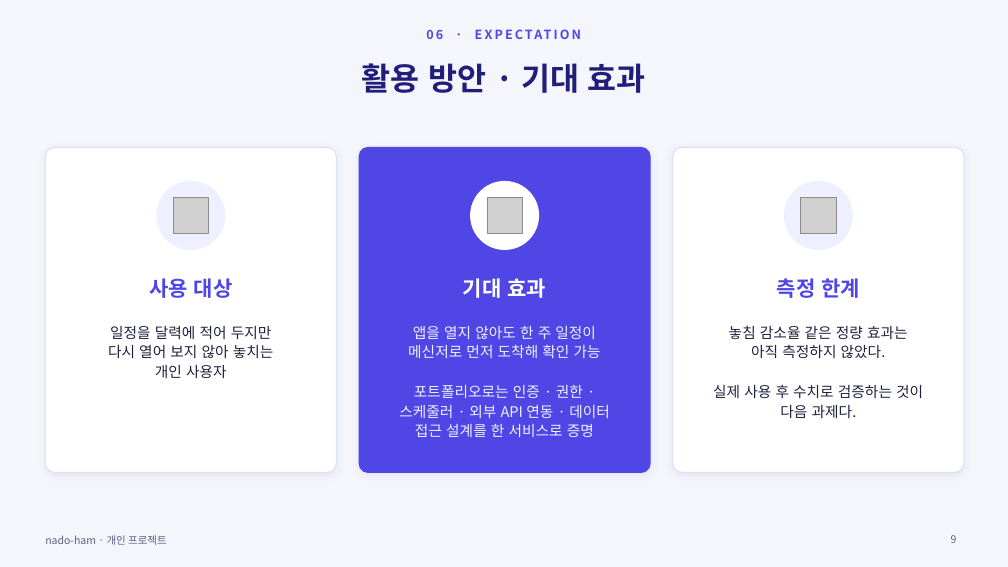
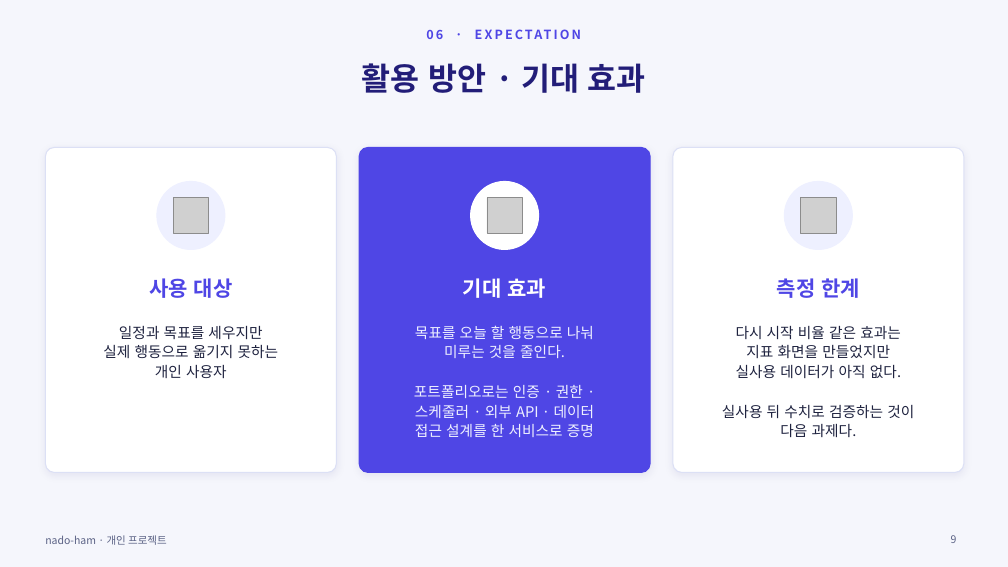
Before and after one commit to ho8566z/nado-ham_word, a slide deck: slide 9 of ppt_output/nado_ham.pptx. Drawn at 1008x567 pixels with LibreOffice and Linux fonts; fonts in the diff are those of the drawing; grey boxes stand for pictures. Boxes give left, top, right and bottom in pixels: in the first picture for what was removed or moved away, otherwise in the second. Text is boxed around its words. In the diff, an @@ line names an element or a change of style, - is before the commit and + after.

```diff
--- a/ppt_output/nado_ham.pptx
+++ b/ppt_output/nado_ham.pptx
@@ text at [103, 326, 279, 358]: text changed @@
-일정을 달력에 적어 두지만
-다시 열어 보지 않아 놓치는
+일정과 목표를 세우지만
+실제 행동으로 옮기지 못하는
@@ text at [415, 325, 594, 358]: text changed @@
-앱을 열지 않아도 한 주 일정이
-메신저로 먼저 도착해 확인 가능
+목표를 오늘 할 행동으로 나눠
+미루는 것을 줄인다.
@@ text at [722, 326, 914, 418]: text changed @@
-놓침 감소율 같은 정량 효과는
-아직 측정하지 않았다.
-실제 사용 후 수치로 검증하는 것이
+다시 시작 비율 같은 효과는
+지표 화면을 만들었지만
+실사용 데이터가 아직 없다.
+실사용 뒤 수치로 검증하는 것이
@@ text at [415, 405, 595, 418]: text changed @@
-스케줄러 · 외부 API 연동 · 데이터
+스케줄러 · 외부 API · 데이터
```
Also in this commit, not shown: 7 other slides changed, 1 other file.
